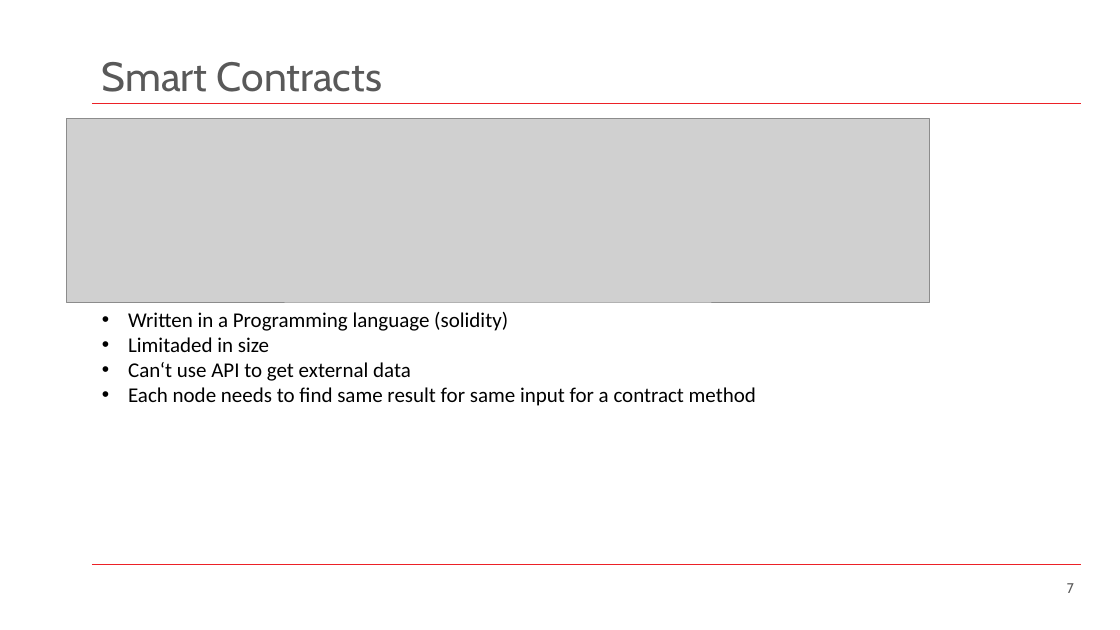
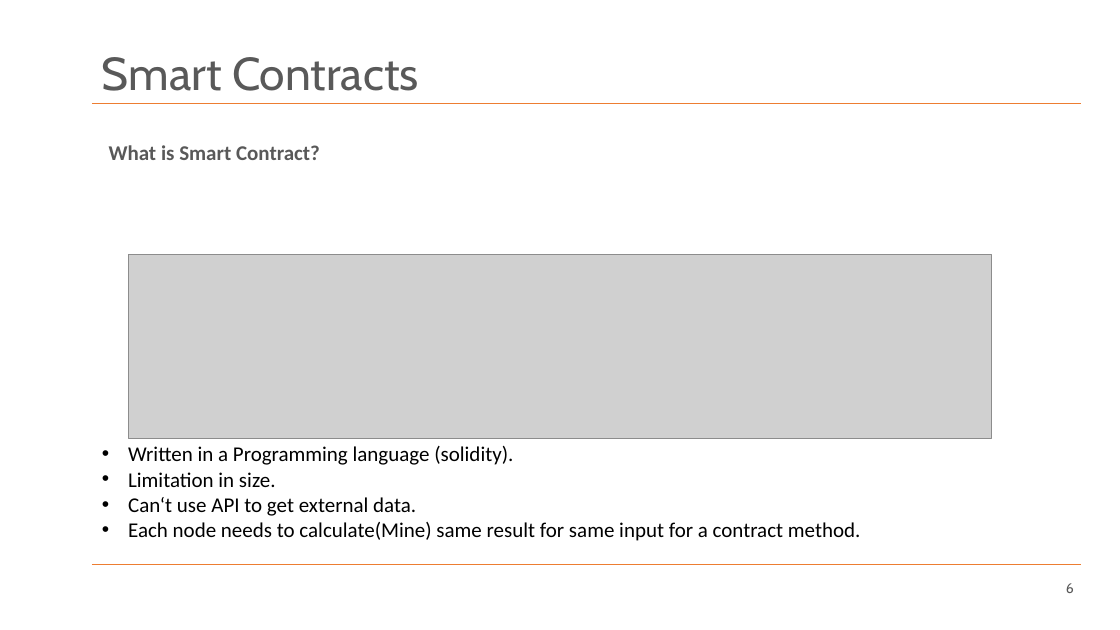
Before and after one commit to SachiHarshitha/HDa_TeamProject_SS21, a slide deck: slide 6 of 00_Documentation/M03_TeamProject_Haid_UWB-Presentation.pptx (slide 7 before the commit). Drawn at 1120x630 pixels with LibreOffice and Linux fonts; fonts in the diff are those of the drawing; grey boxes stand for pictures; background and template pictures are left out. Boxes give left, top, right and bottom in pixels: in the first picture for what was removed or moved away, otherwise in the second. Text is boxed around its words. In the diff, an @@ line names an element or a change of style, - is before the commit and + after.

Commit message:
Update PPT

```diff
--- a/00_Documentation/M03_TeamProject_Haid_UWB-Presentation.pptx
+++ b/00_Documentation/M03_TeamProject_Haid_UWB-Presentation.pptx
@@ title "Smart Contracts" at (102, 57, 419, 91): size 35 to 39.6 pt @@
@@ line (92, 103) - (1081, 103): stroke #EC2127 1 pt to #ED7D31 1 pt @@
@@ text added at (109, 145, 320, 160), 18 pt, text #595959, bold @@
+What is Smart Contract?
@@ picture: place and size @@
-picture at (66, 118, 930, 302)
+picture at (129, 255, 992, 438)
@@ text at (128, 446, 861, 541): text changed @@
-• Written in a Programming language (solidity)
-• Limitaded in size
-• Can‘t use API to get external data
-• Each node needs to find same result for same input for a contract method
+• Written in a Programming language (solidity).
+• Limitation in size.
+• Can‘t use API to get external data.
+• Each node needs to calculate(Mine) same result for same input for a contract method.
@@ line (92, 565) - (1081, 565): stroke #EC2127 1 pt to #ED7D31 1 pt @@
@@ page number at (1066, 583, 1074, 593): text changed @@
-7
+6
```
Also in this commit, not shown: 13 other slides changed, 1 slide removed.
